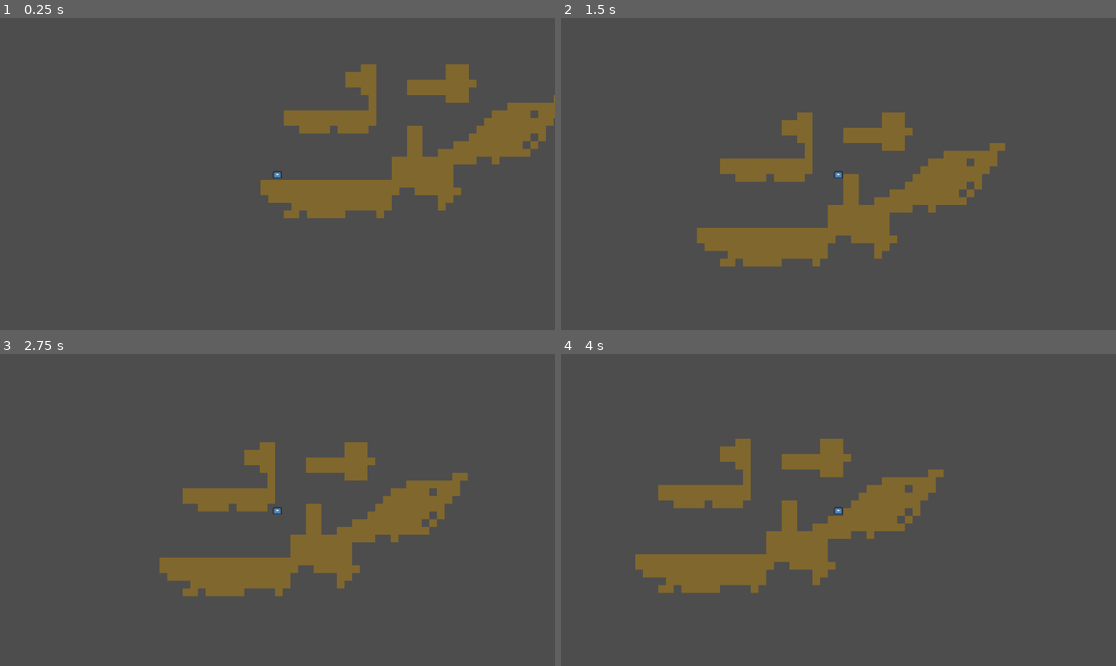
Above: before the commit, frames 1-4 (two rows, left to right).
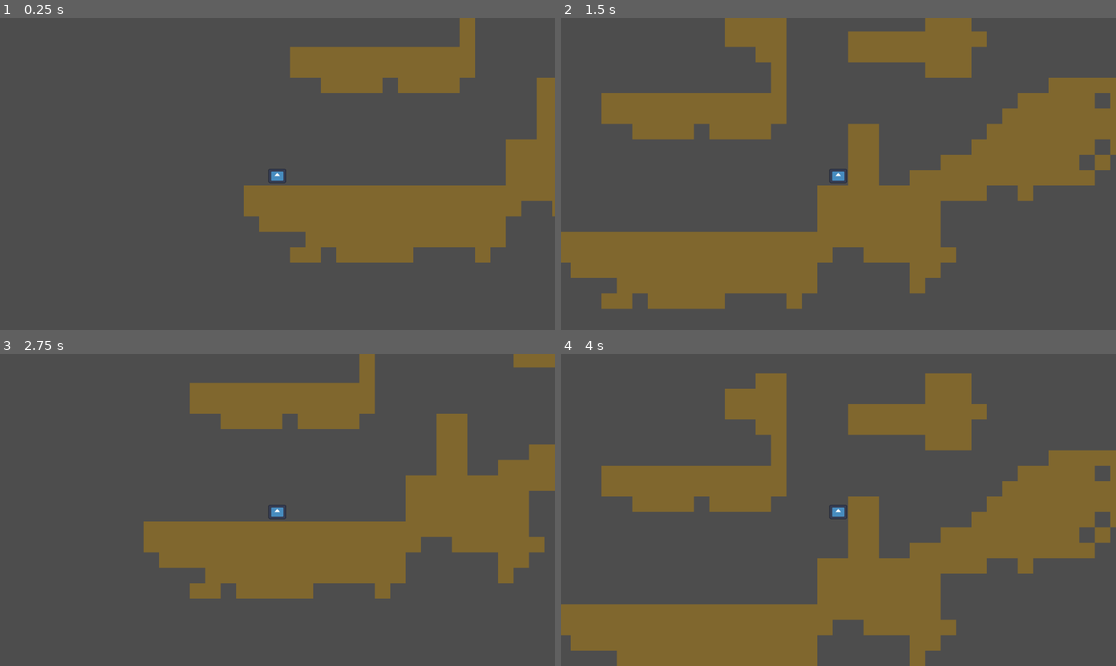
Above: after the commit, the same moments.

Repository: rawardi/MarchSosegamjamKaputt
Game: Godot game, scene res://Scenes/level_1.tscn
Same seed, same stepped clock (60 frames per second), same inputs: the game is played once before the commit and once after it. The engine's default icon, where the game draws it, is replaced by a stand-in: a white triangle on a blue panel in a dark square.
Inputs:
- Up to frame 1 (0.25 s): no input
- Up to frame 2 (1.5 s): tap Enter at 0.5 s; hold Right (ui_right) from 0.53 s (still down); tap Up (ui_up) at 0.6, 0.77, 1.07, 1.35 s
- Up to frame 3 (2.75 s): tap Up (ui_up) at 1.52, 1.82, 2.1 s; release Right (ui_right) at 2.03 s; hold Left (ui_left) from 2.03 s (still down)
- Up to frame 4 (4 s): release Left (ui_left) at 2.78 s; hold Right (ui_right) from 2.78 s (still down); tap Up (ui_up) at 2.85, 3.02, 3.32, 3.6, 3.77 s

The runs differ from the first frame. In frame 1, 18% of the frame differs, in the area x 43-100%, y 0-79%; in frame 2, 30%; in frame 3, 21%; in frame 4, 39%, in the area x 0-100%, y 6-100%.

Commit message:
Wallclutch

Diff:
--- a/new-game-project/Player.tscn
+++ b/new-game-project/Player.tscn
@@ -18,3 +18,4 @@
 shape = SubResource("RectangleShape2D_y0j5y")
 
 [node name="Camera2D" type="Camera2D" parent="."]
+zoom = Vector2(2, 2)
--- a/new-game-project/player.gd
+++ b/new-game-project/player.gd
@@ -5,7 +5,7 @@
 const SPEED = 300.0
 const JUMP_VELOCITY = -400.0
 var DoubleJump= 0
-
+var Dash=0
 # Get the gravity from the project settings to be synced with RigidBody nodes.
 var gravity = ProjectSettings.get_setting("physics/2d/default_gravity")
 
@@ -13,13 +13,14 @@
 
 func _physics_process(delta):
 
-	if is_on_wall() and Input.is_action_just_pressed("Wallclutch") :
-		velocity.y += gravity * delta * 2
+	if is_on_wall_only() :
+		velocity.y += gravity * delta
+		velocity.y = velocity.y *0.8
 	# Add the gravity.
 	if not is_on_floor():
 		velocity.y += gravity * delta
 	# Handle Jump.
-	if Input.is_action_just_pressed("ui_up") and DoubleJump <= 2 :
+	if Input.is_action_just_pressed("ui_up") and DoubleJump <= 1 :
 		velocity.y = JUMP_VELOCITY
 		DoubleJump+=1
 	if is_on_floor() :
--- a/new-game-project/project.godot
+++ b/new-game-project/project.godot
@@ -14,3 +14,10 @@
 run/main_scene="res://Scenes/level_1.tscn"
 config/features=PackedStringArray("4.3", "Forward Plus")
 config/icon="res://icon.svg"
+
+[input]
+
+wallclutch={
+"deadzone": 0.5,
+"events": []
+}
